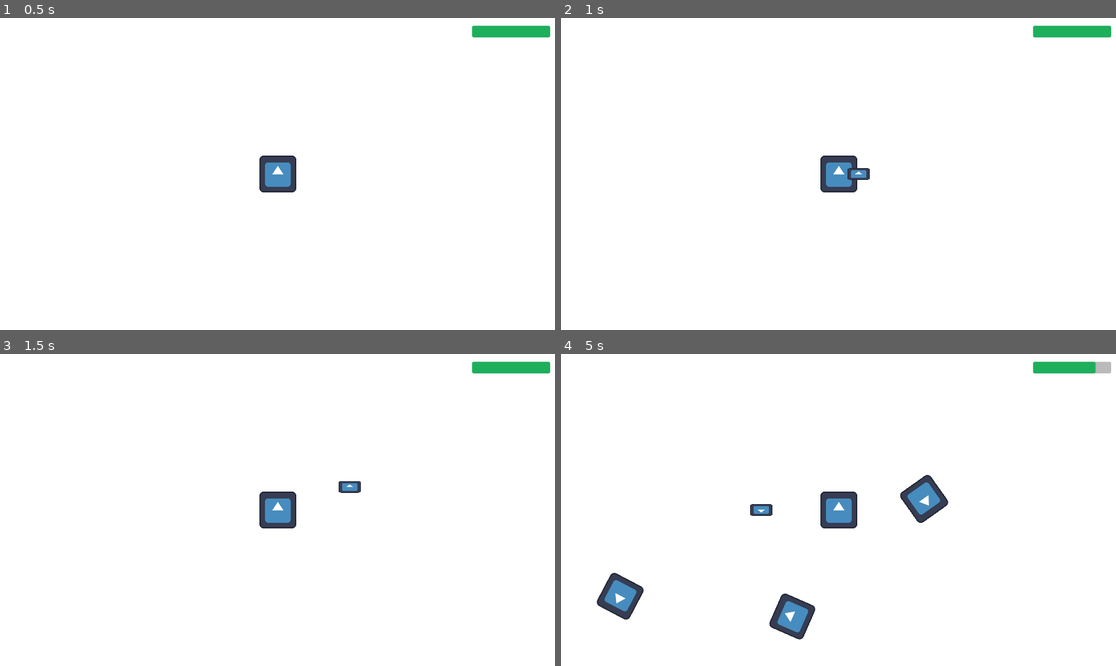
Above: before the commit, frames 1-4 (two rows, left to right).
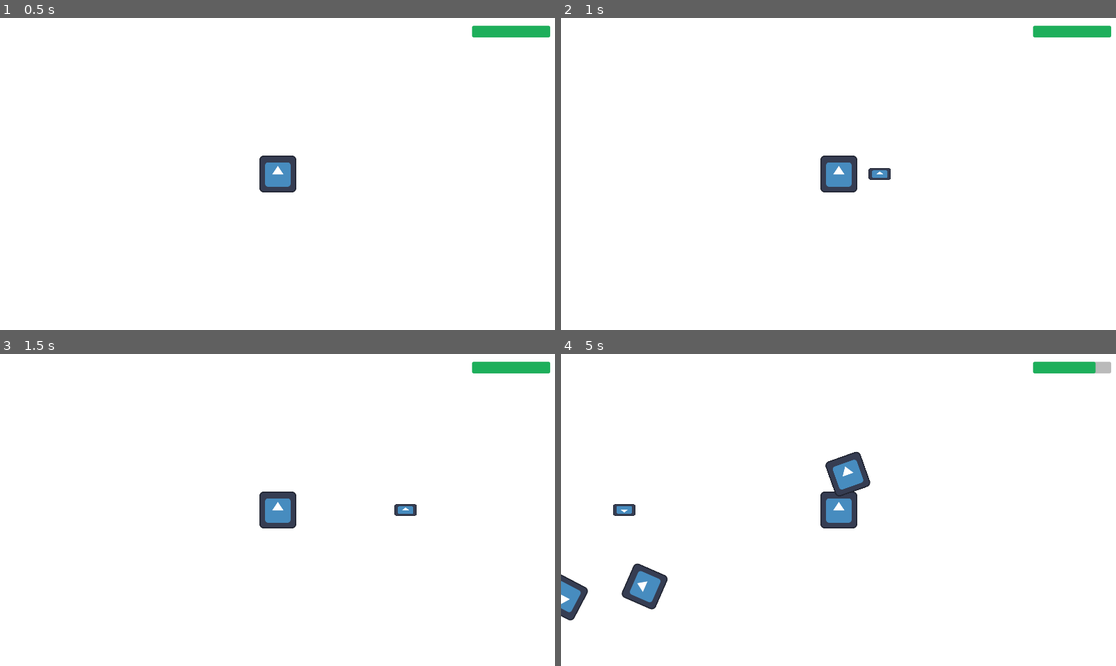
Above: after the commit, the same moments.

Repository: webermael/Informatikprojekt
Game: Godot game, scene res://Game.tscn
Same seed, same stepped clock (60 frames per second), same inputs: the game is played once before the commit and once after it. The engine's default icon, where the game draws it, is replaced by a stand-in: a white triangle on a blue panel in a dark square.
Inputs:
- Up to frame 1 (0.5 s): no input
- Up to frame 2 (1 s): tap Enter at 0.5 s; hold Right (ui_right) from 0.53 s (still down); hold C (ui_melee_attack) from 0.53 s (still down); tap Z (ui_ranged_attack) at 0.8 s
- Up to frame 3 (1.5 s): release Right (ui_right) at 1.28 s; release C (ui_melee_attack) at 1.28 s; hold Down (ui_down) from 1.28 s (still down); tap Z (ui_ranged_attack) at 1.35 s
- Up to frame 4 (5 s): tap C (ui_melee_attack) at 1.55, 3.05, 4.55 s; release Down (ui_down) at 2.03 s; hold Right (ui_right) 2.03-2.78 s; hold C (ui_melee_attack) 2.03-2.78 s; tap Z (ui_ranged_attack) at 2.3, 2.85, 3.8, 4.35 s; hold Up (ui_up) 2.78-3.53 s; hold C (ui_melee_attack) 3.53-4.28 s; hold Left (ui_left) from 3.53 s (still down)

Frame 1 is identical in both runs. In frame 2, 0.3% of the frame differs, in the area x 51-60%, y 48-52%; in frame 3, 0.3%; in frame 4, 4.3%, in the area x 0-70%, y 31-92%.

Commit message:
cleaned up movement and direction variables, added move()

Diff:
--- a/Player/Player.gd
+++ b/Player/Player.gd
@@ -1,7 +1,8 @@
 extends CharacterBody2D
 
 const SPEED = 400.0
-var last_movement = Input.get_vector("ui_left", "ui_right", "ui_up", "ui_down")
+var input_direction = Input.get_vector("ui_left", "ui_right", "ui_up", "ui_down")
+var last_movement = input_direction.angle()
 var stab_ready = true
 var bullet_ready = true
 var health = 5
@@ -34,15 +35,20 @@
 		$Hitbox/HitboxCollision.scale.x = 1
 
 
+func move():
+	velocity = input_direction * SPEED
+	move_and_slide()
+
+
 func _process(delta):
-	var input_direction = Input.get_vector("ui_left", "ui_right", "ui_up", "ui_down")
-	velocity = input_direction * SPEED
+	input_direction = Input.get_vector("ui_left", "ui_right", "ui_up", "ui_down")
+
 
 	if input_direction.length() != 0:
-		last_movement = input_direction
+		last_movement = input_direction.angle()
 
 	if Input.is_action_pressed("ui_melee_attack") and stab_ready:
-		$Stab.rotation = last_movement.angle() - PI / 2
+		$Stab.rotation = last_movement - PI / 2
 		$Stab.visible = true
 		$Stab/StabCollision.disabled = false
 		stab_ready = false
@@ -50,12 +56,10 @@
 		$StabCooldown.start()
 
 	if Input.is_action_pressed("ui_ranged_attack") and bullet_ready:
-		$ShootingPivot.rotation = last_movement.angle()
+		$ShootingPivot.rotation = last_movement
 		var Bullet = preload("res://Player/weapons/Bullet/Bullet.tscn").instantiate()
 		Bullet.global_position = $ShootingPivot/ShootingPoint.global_position
 		Bullet.rotation = $ShootingPivot.rotation
 		$ShootingPivot/ShootingPoint.add_child(Bullet)
 		bullet_ready = false
 		$BulletCooldown.start()
-
-	move_and_slide()
